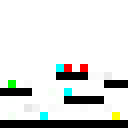
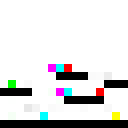
Revision of a layered 128×128 image; what changed, layer by layer:
painted on "Layer 0" over [48, 64, 104, 96]
